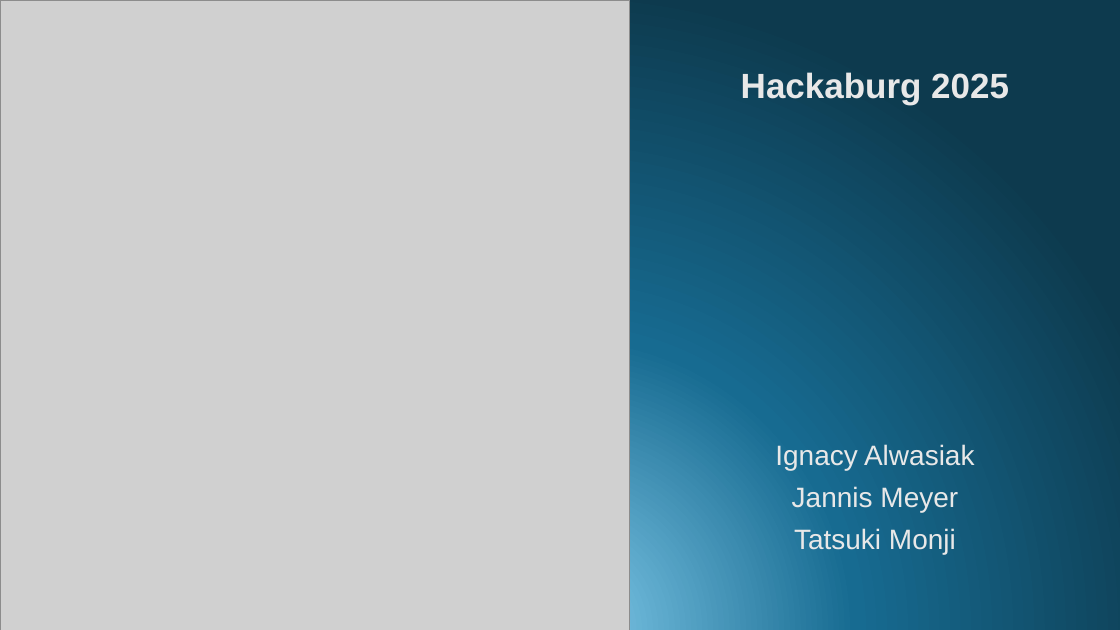
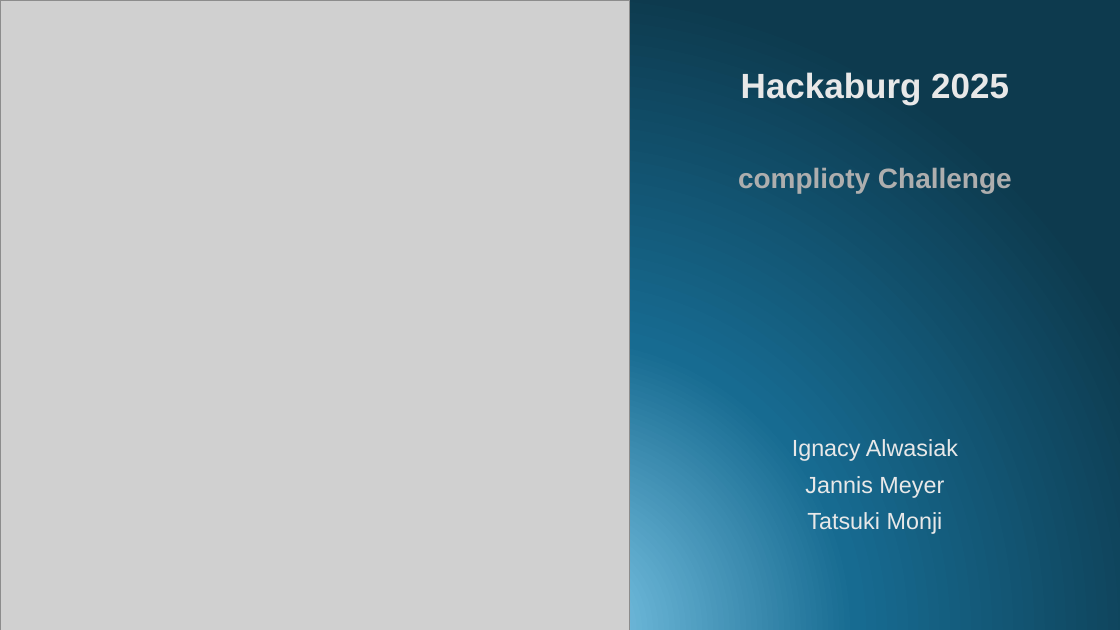
Before and after one commit to JannisMeyer/Hackaburg2025_Security_Info_Chatbot, a slide deck: slide 1 of Presentation/Presentation_SecPrompt.pptx. Drawn at 1120x630 pixels with LibreOffice and Linux fonts; fonts in the diff are those of the drawing; grey boxes stand for pictures. Boxes give left, top, right and bottom in pixels: in the first picture for what was removed or moved away, otherwise in the second. Text is boxed around its words. In the diff, an @@ line names an element or a change of style, - is before the commit and + after.

```diff
--- a/Presentation/Presentation_SecPrompt.pptx
+++ b/Presentation/Presentation_SecPrompt.pptx
@@ subtitle at box(738, 167, 1012, 193): paragraph added @@
+complioty Challenge
@@ subtitle at box(792, 439, 958, 534): size 24 to 20 pt in "Ignacy Alwasiak", "Jannis Meyer", "Tatsuki Monji" @@
```
Also in this commit, not shown: 4 other slides changed, 5 other files.
